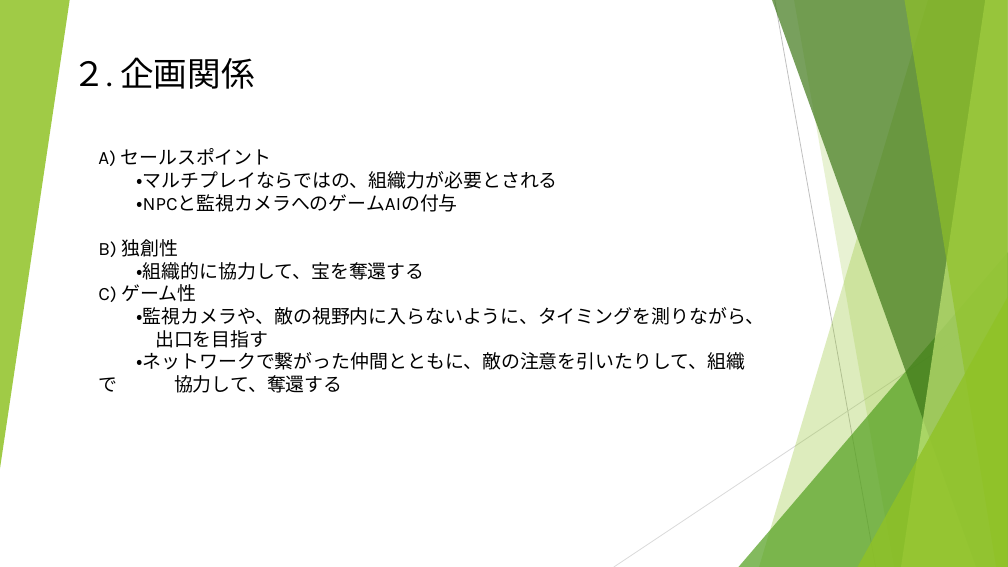
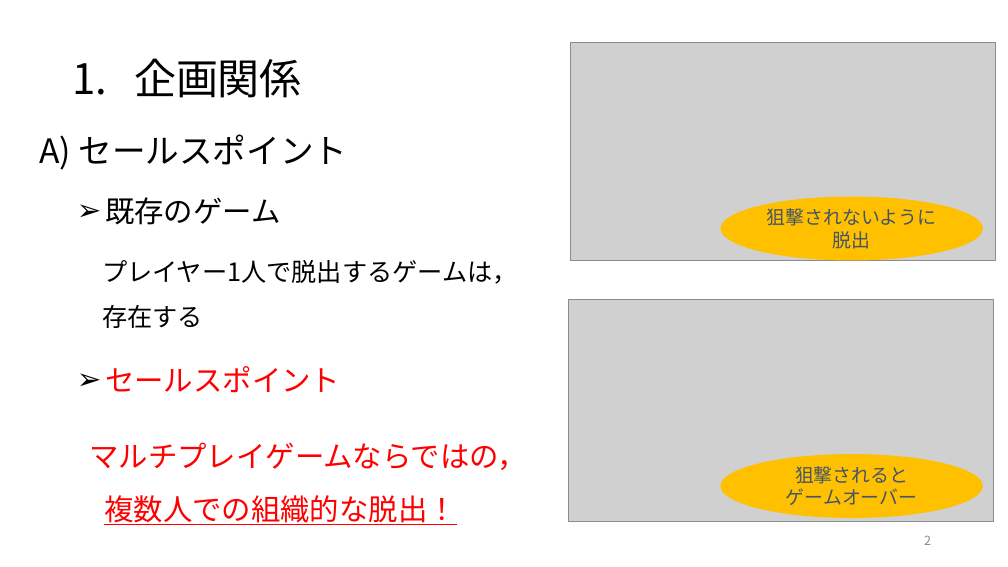
Before and after one commit to rimocon/groupgame, a slide deck: slide 2 of Document/No.1_織田武瑠.pptx (slide 1 before the commit). Drawn at 1008x567 pixels with LibreOffice and Linux fonts; fonts in the diff are those of the drawing; grey boxes stand for pictures. Boxes give left, top, right and bottom in pixels: in the first picture for what was removed or moved away, otherwise in the second. Text is boxed around its words. In the diff, an @@ line names an element or a change of style, - is before the commit and + after.

Commit message:
add pptx file

```diff
--- a/Document/No.1_織田武瑠.pptx
+++ b/Document/No.1_織田武瑠.pptx
@@ group removed at [0, 0, 1008, 567]: 5 freeform shapes, 3 triangles, 2 lines @@
@@ text at [134, 58, 302, 98]: text changed; size 32 to 40 pt; font Karla to Noto Sans CJK JP @@
-２. 企画関係
+1. 企画関係
@@ picture added at [571, 42, 997, 260] @@
@@ text added at [78, 134, 527, 525], 28 pt, text #000000 @@
+A) セールスポイント
+  ➢ 既存のゲーム
+  プレイヤー1人で脱出するゲームは，
+  存在する
+  ➢ セールスポイント
+マルチプレイゲームならではの，
+複数人での組織的な脱出！
@@ text removed at [98, 148, 765, 393] @@
-A) セールスポイント
-・マルチプレイならではの、組織力が必要とされる
-・NPCと監視カメラへのゲームAIの付与
-B) 独創性
-・組織的に協力して、宝を奪還する
-C) ゲーム性
-・監視カメラや、敵の視野内に入らないように、タイミングを測りながら、
-出口を目指す
-・ネットワークで繋がった仲間とともに、敵の注意を引いたりして、組織で 協力して、奪還する
@@ ellipse added at [721, 197, 983, 261], fill #FFC000, 18 pt, text #44546A @@
+狙撃されないように脱出
@@ picture added at [569, 299, 994, 522] @@
@@ ellipse added at [721, 454, 983, 519], fill #FFC000, 18 pt, text #44546A @@
+狙撃されると
+ゲームオーバー
@@ page number added at [924, 536, 931, 545], 12 pt, text #8C8C8C @@
+2
```
Also in this commit, not shown: 10 slides added.
